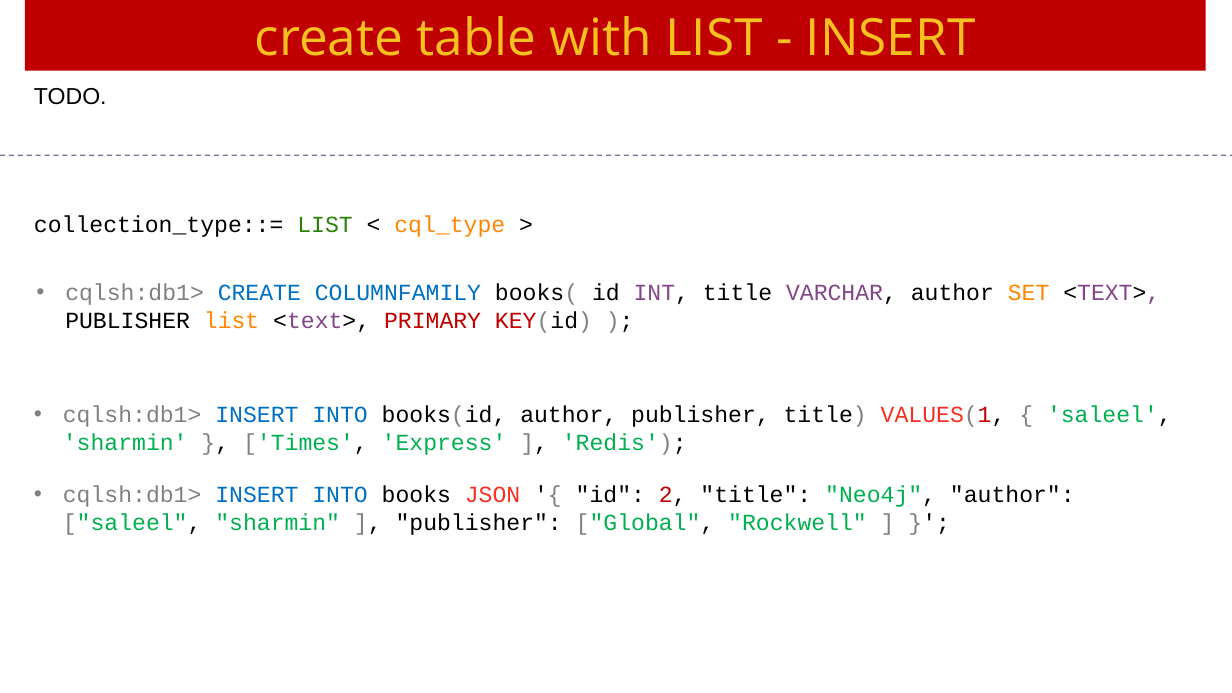
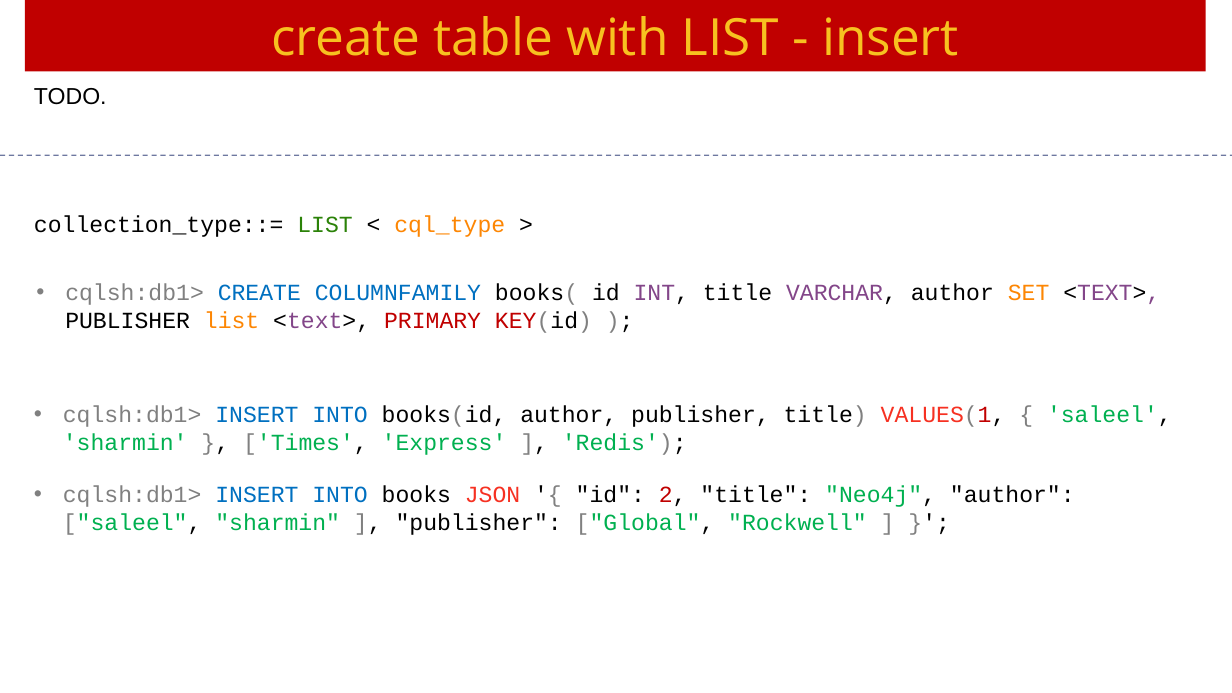
Before and after one commit to Saleel-Bagde/PPT-s, a slide deck: slide 45 of Cassandra Ver3.pptx. Drawn at 1232x693 pixels with LibreOffice and Linux fonts; fonts in the diff are those of the drawing. Boxes give left, top, right and bottom in pixels: in the first picture for what was removed or moved away, otherwise in the second. Text is boxed around its words. In the diff, an @@ line names an element or a change of style, - is before the commit and + after.

```diff
--- a/Cassandra Ver3.pptx
+++ b/Cassandra Ver3.pptx
@@ text in rectangle at <box>271,16,959,56</box>: text changed @@
-create table with LIST - INSERT
+create table with LIST - insert
```
Also in this commit, not shown: 21 other slides changed.
